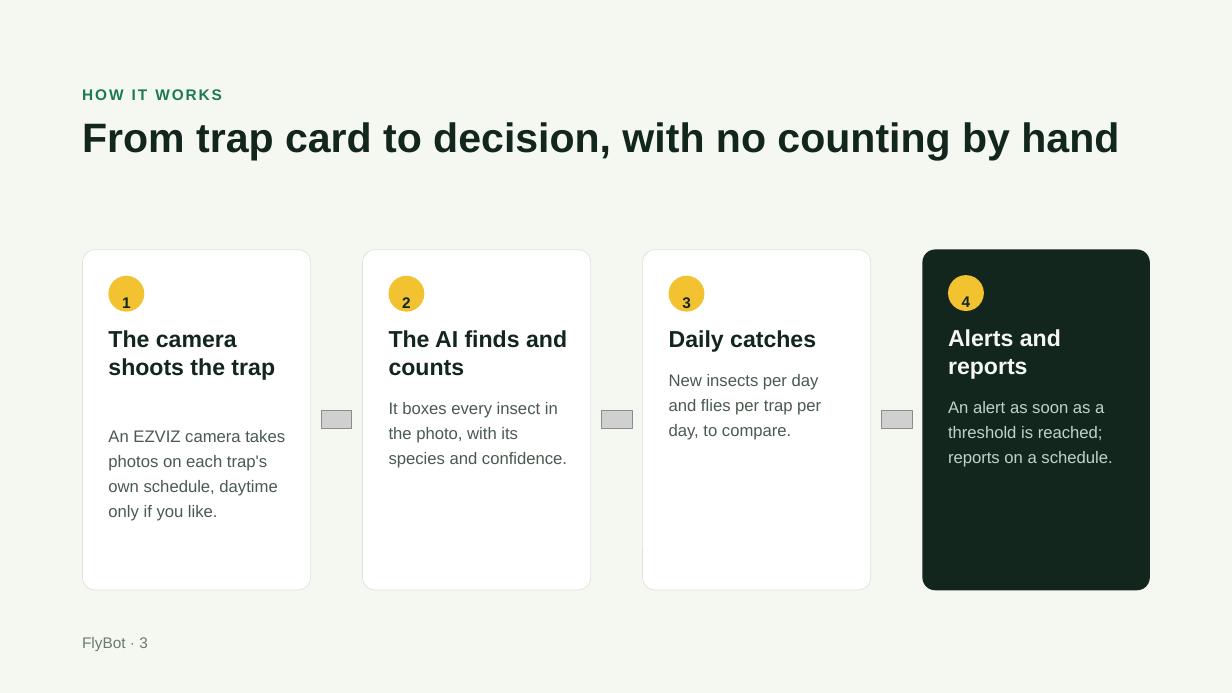
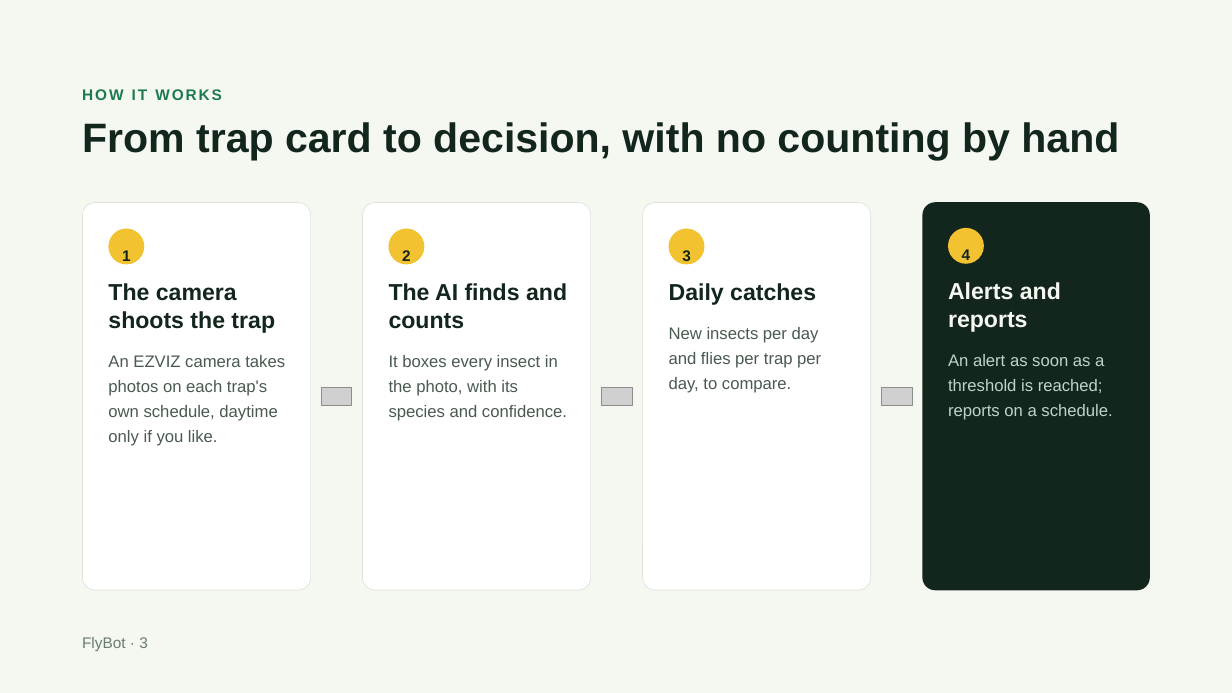
Before and after one commit to agrhub/flybot, a slide deck: slide 3 of FlyBot – Product overview.pptx. Drawn at 1232x693 pixels with LibreOffice and Linux fonts; fonts in the diff are those of the drawing; grey boxes stand for pictures. Boxes give left, top, right and bottom in pixels: in the first picture for what was removed or moved away, otherwise in the second. Text is boxed around its words. In the diff, an @@ line names an element or a change of style, - is before the commit and + after.

```diff
--- a/FlyBot – Product overview.pptx
+++ b/FlyBot – Product overview.pptx
@@ rounded rectangle: place and size @@
-rounded rectangle at (82, 250, 311, 590)
+rounded rectangle at (82, 202, 311, 590)
@@ rounded rectangle: place and size @@
-rounded rectangle at (362, 250, 591, 590)
+rounded rectangle at (362, 202, 591, 590)
@@ rounded rectangle: place and size @@
-rounded rectangle at (642, 250, 871, 590)
+rounded rectangle at (642, 202, 871, 590)
@@ rounded rectangle: place and size @@
-rounded rectangle at (922, 250, 1150, 591)
+rounded rectangle at (922, 202, 1150, 591)
@@ text "The camera shoots the trap": place and size @@
-text "The camera shoots the trap" at (108, 330, 275, 380)
+text "The camera shoots the trap" at (108, 283, 275, 333)
@@ text "Alerts and reports": place and size @@
-text "Alerts and reports" at (948, 329, 1061, 379)
+text "Alerts and reports" at (948, 282, 1061, 332)
@@ 4 freeform shapes, 4 texts: place and size @@
-4 freeform shapes, 4 texts at (108, 275, 984, 468)
+4 freeform shapes, 4 texts at (108, 228, 984, 421)
@@ text "An EZVIZ camera takes photos ...": place and size @@
-text "An EZVIZ camera takes photos ..." at (108, 430, 285, 521)
+text "An EZVIZ camera takes photos ..." at (108, 355, 285, 446)
@@ text "An alert as soon as ...": place and size @@
-text "An alert as soon as ..." at (948, 401, 1112, 467)
+text "An alert as soon as ..." at (948, 354, 1112, 420)
@@ 3 pictures: place and size @@
-3 pictures at (322, 411, 912, 429)
+3 pictures at (322, 387, 912, 405)
```
Also in this commit, not shown: 11 other slides changed, 1 other file.
